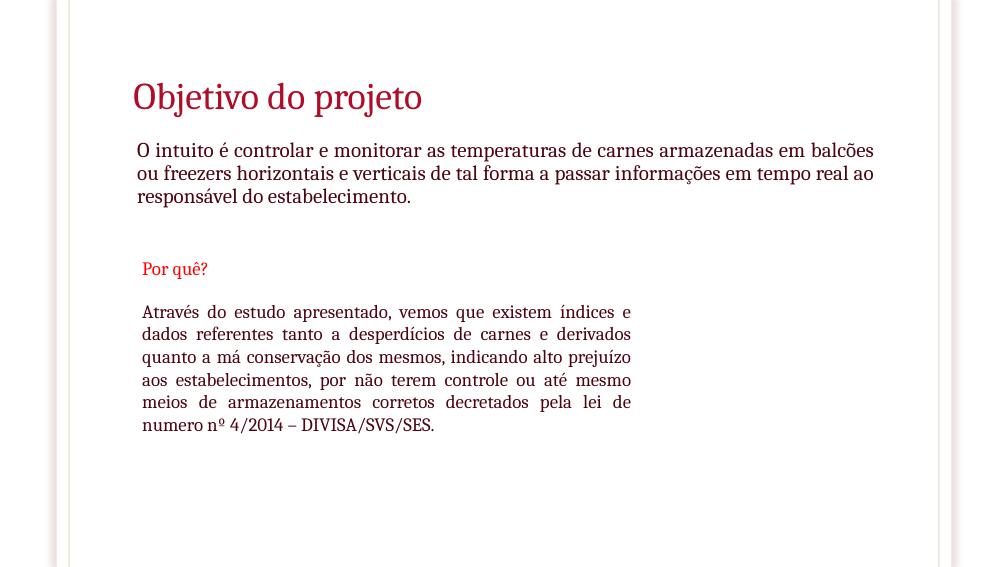
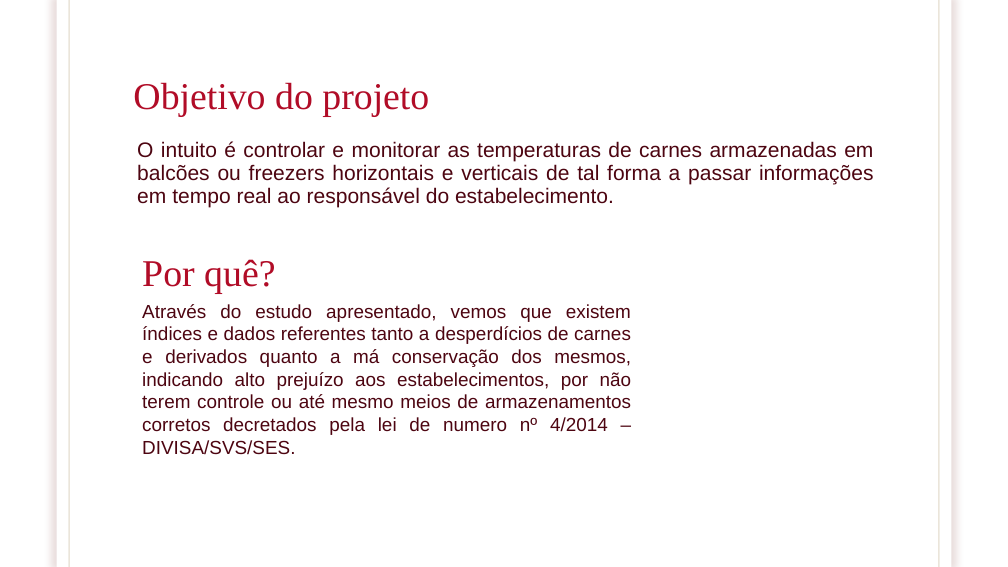
Before and after one commit to DavidRafaelDev/Grupo08ADSB, a slide deck: slide 3 of apresentação projeto P.I.pptx. Drawn at 1008x567 pixels with LibreOffice and Linux fonts; fonts in the diff are those of the drawing; background and template pictures are left out. Boxes give left, top, right and bottom in pixels: in the first picture for what was removed or moved away, otherwise in the second. Text is boxed around its words. In the diff, an @@ line names an element or a change of style, - is before the commit and + after.

```diff
--- a/apresentação projeto P.I.pptx
+++ b/apresentação projeto P.I.pptx
@@ title "Objetivo do projeto" at (133,82,429,117): font Cambria to Times New Roman @@
@@ text "O intuito é controlar e ..." at (137,141,874,207): font Cambria to Arial @@
@@ text "Por quê?" at (142,259,275,294): size 18 to 36 pt, font Cambria to Times New Roman, text colour #FF0000 to #B10C27 @@
@@ text "Através do estudo apresentado, vemos ..." at (142,304,632,455): font Cambria to Arial @@
```
Also in this commit, not shown: 11 other slides changed.
